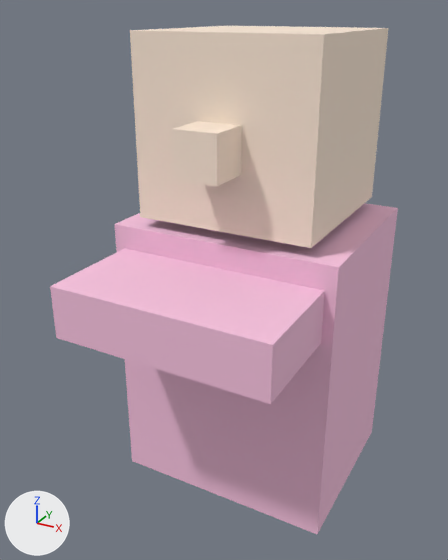
A saved change to the glTF model tests/e2e/fixtures/mk8-pack/models/racers/peach.glb.
Rendered twice from a camera (50 mm lens) standing at (0.621, -1.32, 1.162) and looking at (-0.03, -0.136, 0.57). The axes (+X, +Y, +Z) are drawn at lower left. The lights are the same throughout. The older version comes first.

Names of what the first picture shows: 'figure'.
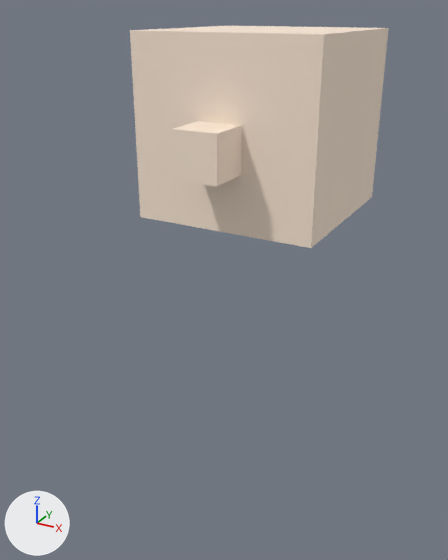
Pixel boxes [x1, y1, x2, y2] of what changed, in the pictures (448 x 560 px):
'figure', surface changed
    both: [50, 155, 398, 534]

Patch to the scene script:
```diff
--- a/tests/e2e/fixtures/mk8-pack/models/racers/peach.glb.py
+++ b/tests/e2e/fixtures/mk8-pack/models/racers/peach.glb.py
@@ mat_material_0 @@
 mat_material_0.roughness = 0.8
+mat_material_0.alpha = 0.0
```
